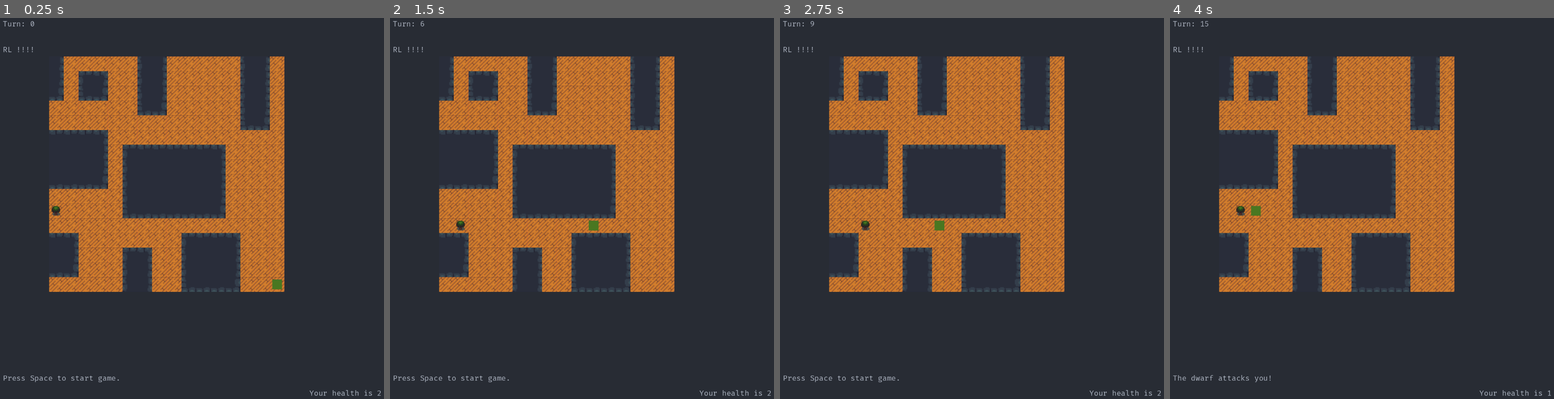
Above: before the commit, frames 1-4 (left to right).
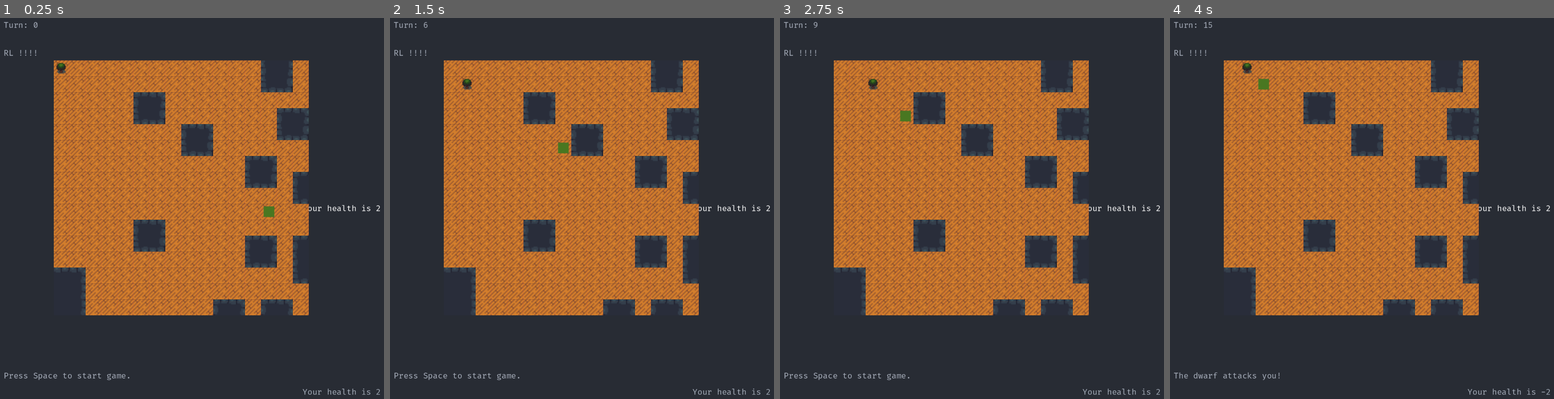
Above: after the commit, the same moments.

Repository: benjaminfrs/DragonsDescent
Game: Godot game, scene res://scene/main/main.tscn
Same seed, same stepped clock (60 frames per second), same inputs: the game is played once before the commit and once after it.
Inputs:
- Up to frame 1 (0.25 s): no input
- Up to frame 2 (1.5 s): tap Space (wait) at 0.5, 0.6, 1.25, 1.35 s; hold Right (move_right) 0.53-1.28 s; hold Down (move_down) from 1.28 s (still down)
- Up to frame 3 (2.75 s): tap Space (wait) at 2, 2.1 s; release Down (move_down) at 2.03 s; hold Right (move_right) from 2.03 s (still down)
- Up to frame 4 (4 s): tap Space (wait) at 2.75, 2.85, 3.5, 3.6 s; release Right (move_right) at 2.78 s; hold Up (move_up) 2.78-3.53 s; hold Left (move_left) from 3.53 s (still down)

The runs differ from the first frame. In frame 1, 32% of the frame differs, in the area x 0-100%, y 0-100%; in frame 2, 32%; in frame 3, 32%; in frame 4, 32%.

Commit message:
- add support for creating and finishing levels - use dictionary instead of array for map - expand UI

Diff:
--- a/lib/DungeonSize.gd
+++ b/lib/DungeonSize.gd
@@ -20,5 +20,6 @@
 
 	for d in TileRules.Directions:
 		if DungeonSize.is_inside_dungeon(pos + TileRules.Directions[d]):
+			#print(d, " ", pos, " ", TileRules.Directions[d], " ", pos + TileRules.Directions[d] )
 			dirs.append(d)
 	return dirs
--- a/lib/InputName.gd
+++ b/lib/InputName.gd
@@ -5,6 +5,7 @@
 const MOVE_UP: String = "move_up"
 const MOVE_DOWN: String = "move_down"
 const WAIT: String = "wait"
+const GO_DOWN: String = "down_stairs"
 
 const INIT_WORLD: String = "init_world"
 const RELOAD: String = "reload"
--- a/lib/TileTypes.gd
+++ b/lib/TileTypes.gd
@@ -25,6 +25,7 @@
 #upper edge
 const UEWALL: String = "uewall"
 
+const DOWN_STAIRS: String = "down_stairs"
 
 const ARROW: String = "arrow"
 
@@ -46,12 +47,12 @@
 const basic_tile_weights = {
 	FLOOR : 0.45,
 	WALL : 0.2,
-	ULWALL : 0.05,
-	URWALL : 0.05,
-	BLWALL : 0.05,
-	BRWALL : 0.05,
-	LEWALL : 0.1,
-	REWALL : 0.1,
-	BEWALL : 0.1,
-	UEWALL : 0.1,
+	ULWALL : 0.025,
+	URWALL : 0.025,
+	BLWALL : 0.025,
+	BRWALL : 0.025,
+	LEWALL : 0.05,
+	REWALL : 0.05,
+	BEWALL : 0.05,
+	UEWALL : 0.05,
 }
--- a/project.godot
+++ b/project.godot
@@ -17,8 +17,8 @@
 
 [display]
 
-window/size/viewport_width=2600
-window/size/viewport_height=2600
+window/size/viewport_width=2400
+window/size/viewport_height=2400
 window/size/resizable=false
 window/energy_saving/keep_screen_on=false
 window/stretch/mode="viewport"
@@ -55,6 +55,11 @@
 "events": [Object(InputEventKey,"resource_local_to_scene":false,"resource_name":"","device":-1,"window_id":0,"alt_pressed":false,"shift_pressed":false,"ctrl_pressed":false,"meta_pressed":false,"pressed":false,"keycode":0,"physical_keycode":32,"key_label":0,"unicode":32,"echo":false,"script":null)
 ]
 }
+down_stairs={
+"deadzone": 0.5,
+"events": [Object(InputEventKey,"resource_local_to_scene":false,"resource_name":"","device":-1,"window_id":0,"alt_pressed":false,"shift_pressed":true,"ctrl_pressed":false,"meta_pressed":false,"pressed":false,"keycode":0,"physical_keycode":46,"key_label":0,"unicode":62,"echo":false,"script":null)
+]
+}
 
 [rendering]
 
--- a/scene/main/MapGenerator.gd
+++ b/scene/main/MapGenerator.gd
@@ -7,25 +7,35 @@
 
 var rng = RandomNumberGenerator.new()
 
-func _generate_tile_matrix(max_x : int, max_y : int, possible_tiles : Array) -> Array:
-	var matrix = []
-	for i in range(max_x * max_y):
-		matrix.append(possible_tiles.duplicate(true))
+func _generate_tile_matrix(max_x : int, max_y : int, possible_tiles : Array) -> Dictionary:
+	var matrix = {}
+	for x in range(max_x):
+		for y in range(max_y):
+			var pos = Vector2i(x, y)
+			matrix[pos] = possible_tiles.duplicate(true)
+		#matrix.append(possible_tiles.duplicate(true))
 	return matrix
 
-func _get_legal_tiles(pos : Vector2i, tile_matrix : Array) -> Array:
-	return tile_matrix[pos.x + pos.y * MAX_Y]
+func _get_legal_tiles(pos : Vector2i, tile_matrix : Dictionary) -> Array:
+	return tile_matrix[pos]
 
-func _remove_illegal_tiles(pos : Vector2i, illegal_tiles : Array, tile_matrix : Array):
+func _remove_illegal_tiles(pos : Vector2i, illegal_tiles : Array, tile_matrix : Dictionary):
+	var temp = tile_matrix[pos].duplicate(true)
 	for t in illegal_tiles:
 		_get_legal_tiles(pos, tile_matrix).erase(t)
+	if tile_matrix[pos].size() == 0:
+		print(pos)
+		print(illegal_tiles)
+		print(temp)
 
 func _tiles_are_compatable(t1 : String, t2 : String, dir : String) -> bool:
+	if not t1:
+		return false
 	if TileRules.TileRule[t1][dir].find(t2) >= 0:
 		return false
 	return true
 
-func _propagate_tile_rules(pos : Vector2i, tile_matrix : Array):
+func _propagate_tile_rules(pos : Vector2i, tile_matrix : Dictionary):
 	var stack = [pos]
 
 	while stack.size() > 0:
@@ -52,13 +62,14 @@
 	pass
 	#emit_signal("map_finished", generate())
 
-func generate() -> Array:
-	var tile_matrix : Array
+func generate() -> Dictionary:
+	var tile_matrix = {}
 	tile_matrix = _generate_tile_matrix(MAX_X, MAX_Y, TileTypes.basic_tiles)
 	_generate_map(tile_matrix)
-	return _get_fully_collapsed(tile_matrix)
+	#return _get_fully_collapsed(tile_matrix)
+	return tile_matrix
 
-func _get_shannon_entropy(pos : Vector2i, tile_matrix : Array) -> float:
+func _get_shannon_entropy(pos : Vector2i, tile_matrix : Dictionary) -> float:
 	var sum_of_weights = 0
 	var sum_of_weight_log_weights = 0
 
@@ -68,7 +79,7 @@
 		sum_of_weight_log_weights +=  weight * log(weight)
 	return log(sum_of_weights) - (sum_of_weight_log_weights / sum_of_weights)
 
-func _get_low_entropy_pos(tile_matrix : Array) -> Vector2i:
+func _get_low_entropy_pos(tile_matrix : Dictionary) -> Vector2i:
 	var min_entropy : float
 	var min_entropy_pos = Vector2i(0,0)
 	for i in range(MAX_X):
@@ -88,7 +99,7 @@
 		total_weight += TileTypes.basic_tile_weights[t]
 	return total_weight
 
-func _collapse(pos : Vector2i, tile_matrix : Array) -> String:
+func _collapse(pos : Vector2i, tile_matrix : Dictionary) -> String:
 	var legal_tiles = _get_legal_tiles(pos, tile_matrix)
 	var rnd = rng.randf() * _get_total_weight(legal_tiles)
 	var chosen_tile = legal_tiles[0]
@@ -98,20 +109,23 @@
 			return t
 	return chosen_tile
 
-func _is_fully_collapsed(tile_matrix : Array) -> bool:
-	for tile in tile_matrix:
-		if tile.size() > 1:
+func _is_fully_collapsed(tile_matrix : Dictionary) -> bool:
+	#print(tile_matrix)
+	for tile in tile_matrix.values():
+		if not tile.size() == 1:
 			return false
 	return true
 
-func _get_fully_collapsed(tile_matrix : Array) -> Array:
-	var res = []
-	for tile in tile_matrix:
-		res.append(tile[0])
-	return res
+#func _get_fully_collapsed(tile_matrix : Dictionary) -> Array:
+#	var res = []
+#	for tile in tile_matrix.values():
+#		res.append(tile[0])
+#	return res
 
-func _generate_map(tile_matrix : Array):
+func _generate_map(tile_matrix : Dictionary):
 		while not _is_fully_collapsed(tile_matrix):
 			var random_pos = _get_low_entropy_pos(tile_matrix)
-			tile_matrix[random_pos.x + random_pos.y * MAX_Y] = [_collapse(random_pos, tile_matrix)]
+			var random_tile = _collapse(random_pos, tile_matrix)
+			#print(random_tile)
+			tile_matrix[random_pos] = [random_tile]
 			_propagate_tile_rules(random_pos, tile_matrix)
--- /dev/null
+++ b/scene/main/gui/HealthLineB.gd
@@ -0,0 +1,15 @@
+extends Label
+
+var health : int = 2
+# Called when the node enters the scene tree for the first time.
+func _ready():
+	text = "Your health is " + str(health)
+
+
+# Called every frame. 'delta' is the elapsed time since the previous frame.
+func _process(delta):
+	pass
+
+#func _on_DwarfMove_dwarf_attacks(message):
+#	health -= 1
+#	text = "Your health is " + str(health)
--- a/scene/main/gui/MainGUI.tscn
+++ b/scene/main/gui/MainGUI.tscn
@@ -1,9 +1,10 @@
-[gd_scene load_steps=5 format=3 uid="uid://tclgxlccwliq"]
+[gd_scene load_steps=6 format=3 uid="uid://tclgxlccwliq"]
 
 [ext_resource type="FontFile" uid="uid://b1day01kiq4ll" path="res://resource/FiraCode-Regular.ttf" id="1_rvuv3"]
 [ext_resource type="Script" path="res://scene/main/gui/SidebarVBox.gd" id="2_80f4n"]
 [ext_resource type="Script" path="res://scene/main/gui/ModeLine.gd" id="2_qrxsk"]
 [ext_resource type="Script" path="res://scene/main/gui/HealthLine.gd" id="3_b1yd6"]
+[ext_resource type="Script" path="res://scene/main/gui/HealthLineB.gd" id="5_vr14k"]
 
 [node name="MainGUI" type="MarginContainer"]
 anchors_preset = 15
@@ -65,3 +66,15 @@
 theme_override_fonts/font = ExtResource("1_rvuv3")
 theme_override_font_sizes/font_size = 24
 text = "Help"
+
+[node name="VBoxContainer" type="VBoxContainer" parent="."]
+layout_mode = 2
+size_flags_horizontal = 8
+
+[node name="HealthLineB" type="Label" parent="VBoxContainer"]
+layout_mode = 2
+size_flags_vertical = 6
+theme_override_fonts/font = ExtResource("1_rvuv3")
+theme_override_font_sizes/font_size = 24
+vertical_alignment = 1
+script = ExtResource("5_vr14k")
--- a/scene/main/main.gd
+++ b/scene/main/main.gd
@@ -6,6 +6,7 @@
 
 const world_scene = preload("res://scene/world/World.tscn")
 var current_level : Node2D
+var level_ind : int = 1
 
 ##World references
 const DUNGEON_GRID: String = "DUNGEON_GRID"
@@ -33,36 +34,16 @@
 		PC_ATTACK,
 		MODELINE,
 	],
-#	[
-#		"pc_killed_dwarf", "_on_PCAttack_pc_killed_dwarf",
-#		PC_ATTACK,
-#		DUNGEON_GRID,
-#	],
 	[
 		"dwarf_attacks", "_on_DwarfMove_dwarf_attacks",
 		DWARF_MOVE,
 		MODELINE, HEALTHLINE,
 	],
-##	[
-##		"map_finished", "_on_MapGenerator_map_finished",
-##		MAP_GENERATOR,
-##		DUNGEON_GRID,
-##	],
-#	[
-#		"turn_started", "_on_Schedule_turn_started_pc",
-#		SCHEDULE,
-#		SIDEBAR,
-#	],
 	[
 		"turn_started_pc", "_on_Schedule_turn_started_pc",
 		SCHEDULE,
 		SIDEBAR,
 	],
-#	[
-#		"turn_started_dwarf", "_on_Schedule_turn_started_dwarf",
-#		SCHEDULE,
-#		DWARF_MOVE
-#	],
 	[
 		"turn_ended", "_on_Schedule_turn_ended",
 		SCHEDULE,
@@ -73,43 +54,12 @@
 		DUNGEON_GRID,
 		MAIN,
 	],
-#	[
-#		"sprite_created", "_on_DungeonGrid_sprite_created",
-#		DUNGEON_GRID,
-#		PC_MOVE, SCHEDULE,
-#	],
-#	[
-#		"sprite_removed", "_on_DungeonGrid_sprite_removed",
-#		DUNGEON_GRID,
-#		SCHEDULE,
-#	],
-#	[
-#		"game_ready", "_on_Main_game_ready",
-#		WORLD,
-#		PC_MOVE, DUNGEON_GRID, MAP_GENERATOR,
-#	],
-##	[
-##		"map_ready", "_on_Main_map_ready",
-##		WORLD,
-##		DUNGEON_GRID,
-##	],
+	[
+		"leaving_dungeon", "_on_DungeonGrid_leaving_dungeon",
+		DUNGEON_GRID,
+		MAIN,
+	],
 ]
-#
-#const NODE_REF: Array = [
-#	[
-#		"_ref_DungeonGrid",
-#		DUNGEON_GRID,
-#		PC_MOVE, PC_ATTACK, DWARF_MOVE,
-#	],
-#	[
-#		"_ref_Schedule",
-#		SCHEDULE,
-#		DWARF_MOVE, PC_MOVE, PC_ATTACK,
-#	],
-#]
-#
-#const LIB_REF: Array = [
-#]
 
 func _init():
 	pass
@@ -122,11 +72,17 @@
 	print("Level finished!")
 	#current_level[DUNGEON_GRID].place_stairs()
 
+func _on_DungeonGrid_leaving_dungeon():
+	print("Leaving dungeon!")
+	level_ind += 1
+	self.remove_child(current_level)
+	_setup_level()
+	#current_level[DUNGEON_GRID].place_stairs()
 
 func _setup_level():
 	current_level = world_scene.instantiate()
 	add_child(current_level)
-	current_level._setup(1)
+	current_level._setup(level_ind)
 	_setup_signals_for_level(current_level)
 
 	#print(self.get_children())
--- a/scene/world/DungeonGrid.gd
+++ b/scene/world/DungeonGrid.gd
@@ -4,14 +4,15 @@
 signal sprite_removed(pos, sprite)
 signal sprite_created(sprite)
 signal dungeon_complete()
+signal leaving_dungeon()
 
-var _arr : Array
+var _arr : Dictionary
 var _pc_ref
 var _astargrid : AStarGrid2D
 var _number_of_dwarves : int
 
 func _ready():
-	_arr.resize(DungeonSize.MAX_X * DungeonSize.MAX_Y)
+	#_arr.resize(DungeonSize.MAX_X * DungeonSize.MAX_Y)
 
 	_astargrid = AStarGrid2D.new()
 	_astargrid.size = Vector2i(DungeonSize.MAX_X, DungeonSize.MAX_Y)
@@ -64,13 +65,13 @@
 
 func get_actor_at_pos(pos : Vector2i) -> Sprite2D:
 	for type in TileTypes.actor_types:
-		for sprite in _arr[pos.x + pos.y * DungeonSize.MAX_Y]:
+		for sprite in _arr[pos]:
 			if sprite.get_groups().find(type) > -1:
 				return sprite
 	return null
 
 func does_tile_contain_sprite(pos : Vector2i, sprite_type : String) -> bool:
-	for sprite in _arr[pos.x + pos.y * DungeonSize.MAX_Y]:
+	for sprite in _arr[pos]:
 		if is_sprite_in_group(sprite, sprite_type):
 			return true
 	return false
@@ -81,14 +82,14 @@
 	return false
 
 func tile_type_fuzzy_search(pos : Vector2i, fuzzy_sprite : String) -> bool:
-	for sprite in _arr[pos.x + pos.y * DungeonSize.MAX_Y]:
+	for sprite in _arr[pos]:
 		for group in sprite.get_groups():
 			if group.contains(fuzzy_sprite):
 				return true
 	return false
 
 func move_sprite(old_pos : Vector2i, new_pos : Vector2i, sprite : Sprite2D):
-	_arr[old_pos.x + old_pos.y * DungeonSize.MAX_Y].erase(sprite)
+	_arr[old_pos].erase(sprite)
 	set_sprite_at_pos(new_pos, sprite)
 	if is_sprite_in_group(sprite, TileTypes.DWARF):
 		_astargrid.set_point_solid(old_pos, false)
@@ -96,24 +97,24 @@
 
 func remove_sprite_at_pos(pos : Vector2i, sprite : Sprite2D):
 	#print(_arr[pos.x + pos.y * DungeonSize.MAX_Y])
-	_arr[pos.x + pos.y * DungeonSize.MAX_Y].erase(sprite)
+	_arr[pos].erase(sprite)
 	#print(_arr[pos.x + pos.y * DungeonSize.MAX_Y])
 	emit_signal("sprite_removed", pos, sprite)
 
 func set_sprite_at_pos(pos : Vector2i, new_sprite: Sprite2D):
 	#print("set_new_sprite", new_sprite)
-	if _arr[pos.x + pos.y * DungeonSize.MAX_Y]:
-		_arr[pos.x + pos.y * DungeonSize.MAX_Y].append(new_sprite)
+	if _arr.has(pos):
+		_arr[pos].append(new_sprite)
 	else:
-		_arr[pos.x + pos.y * DungeonSize.MAX_Y] = [new_sprite]
+		_arr[pos] = [new_sprite]
 
-func _init_dungeon(map: Array):
+func _init_dungeon(map: Dictionary):
 	for x in range(DungeonSize.MAX_X):
 		for y in range(DungeonSize.MAX_Y):
 			var pos = Vector2i(x, y)
-			var new_sprite: Sprite2D = AssetLoader.get_asset(map[pos.x + pos.y * DungeonSize.MAX_Y]).instantiate() as Sprite2D
+			var new_sprite: Sprite2D = AssetLoader.get_asset(map[pos][0]).instantiate() as Sprite2D
 			new_sprite.position = ConvertCoords.get_local_coords(pos, 0, 0)
-			new_sprite.add_to_group(map[pos.x + pos.y * DungeonSize.MAX_Y])
+			new_sprite.add_to_group(map[pos][0])
 			new_sprite.scale = Vector2(3, 3)
 			add_child(new_sprite)
 			emit_signal("sprite_created", new_sprite)
@@ -152,6 +153,7 @@
 	var stairs = AssetLoader.DownStairs.instantiate() as Sprite2D
 	stairs.position = ConvertCoords.get_local_coords(stair_pos)
 	stairs.scale = Vector2(2, 2)
+	stairs.add_to_group(TileTypes.DOWN_STAIRS)
 	add_child(stairs)
 	set_sprite_at_pos(stair_pos, stairs)
 
@@ -161,3 +163,8 @@
 	if not _number_of_dwarves:
 		emit_signal("dungeon_complete")
 		place_stairs()
+
+func _on_PCMove_down_stairs(pos : Vector2i):
+	print("moving down stairs")
+	if does_tile_contain_sprite(pos, TileTypes.DOWN_STAIRS):
+		emit_signal("leaving_dungeon")
--- a/scene/world/PCMove.gd
+++ b/scene/world/PCMove.gd
@@ -1,4 +1,6 @@
 extends Node2D
+
+signal down_stairs(pos)
 
 var _ref_Schedule
 var _ref_DungeonGrid
@@ -23,6 +25,8 @@
 	var source: Vector2i = ConvertCoords.get_world_coords(_pc.position)
 	if event.is_action_pressed(InputNames.WAIT):
 		_ref_Schedule.end_turn()
+	if event.is_action_pressed(InputNames.GO_DOWN):
+		emit_signal("down_stairs", ConvertCoords.get_world_coords(_pc.position))
 	if _is_move_input(event):
 		_try_move(_get_new_position(event, source), source)
 
--- a/scene/world/World.gd
+++ b/scene/world/World.gd
@@ -11,36 +11,16 @@
 
 
 @onready var SIGNAL_BIND: Array = [
-	#[
-	#	"illegal_move", "_on_DungeonGrid_illegal_move",
-	#	DUNGEON_GRID,
-	#	MODELINE,
-	#],
-	#[
-	#	"pc_attacked", "_on_PCAttack_pc_attacked",
-	#	PC_ATTACK,
-	#	MODELINE,
-	#],
+	[
+		"down_stairs", "_on_PCMove_down_stairs",
+		PC_MOVE,
+		DUNGEON_GRID,
+	],
 	[
 		"pc_killed_dwarf", "_on_PCAttack_pc_killed_dwarf",
 		PC_ATTACK,
 		DUNGEON_GRID,
 	],
-	#[
-	#	"dwarf_attacks", "_on_DwarfMove_dwarf_attacks",
-	#	DWARF_MOVE,
-	#	MODELINE, HEALTHLINE,
-	#],
-	#[
-	#	"map_finished", "_on_MapGenerator_map_finished",
-	#	MAP_GENERATOR,
-	#	DUNGEON_GRID,
-	#],
-	#[
-	#	"turn_started", "_on_Schedule_turn_started",
-	#	SCHEDULE,
-	#	SIDEBAR,
-	#],
 	[
 		"turn_started_pc", "_on_Schedule_turn_started_pc",
 		SCHEDULE,
@@ -51,11 +31,6 @@
 		SCHEDULE,
 		DWARF_MOVE
 	],
-	#[
-	#	"turn_ended", "_on_Schedule_turn_ended",
-	#	SCHEDULE,
-	#	MODELINE,
-	#],
 	[
 		"sprite_created", "_on_DungeonGrid_sprite_created",
 		DUNGEON_GRID,
@@ -66,16 +41,6 @@
 		DUNGEON_GRID,
 		SCHEDULE,
 	],
-	#[
-	#	"game_ready", "_on_Main_game_ready",
-	#	WORLD,
-	#	PC_MOVE, DUNGEON_GRID, MAP_GENERATOR,
-	#],
-#	[
-#		"map_ready", "_on_Main_map_ready",
-#		WORLD,
-#		DUNGEON_GRID,
-#	],
 ]
 
 @onready var NODE_REF: Array = [
@@ -138,7 +103,7 @@
 			#get_node(_get_path(n[i]))[n[0]] = get_node(_get_path(n[1]))
 			n[i][n[0]] = n[1]
 
-func build_level(map : Array):
+func build_level(map : Dictionary):
 	_set_signal()
 	_set_node_ref()
 	DUNGEON_GRID._init_dungeon(map)
